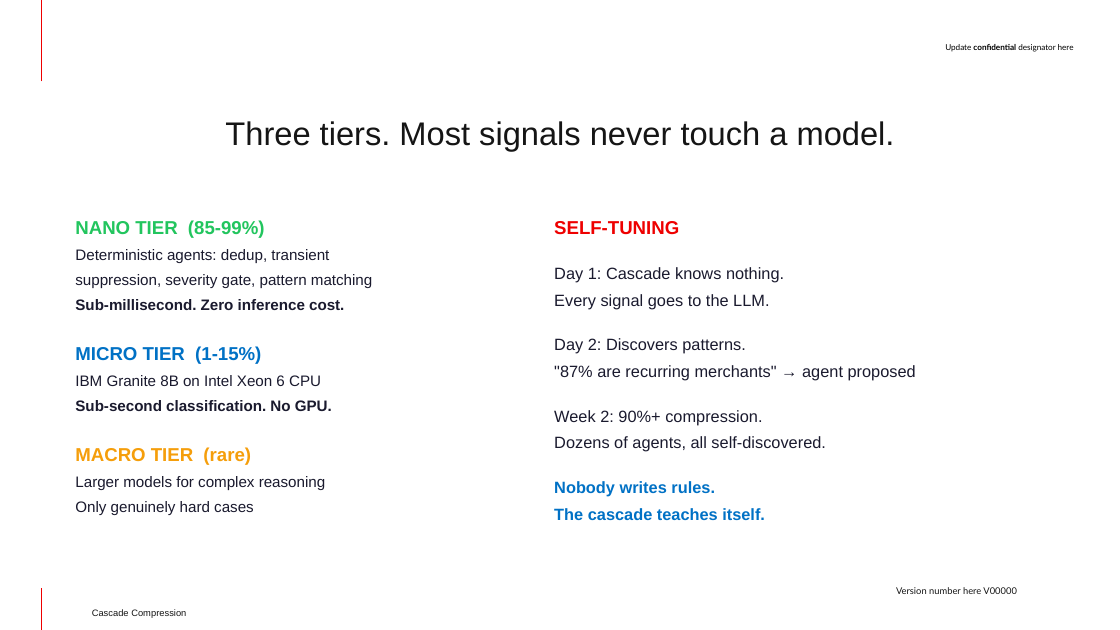
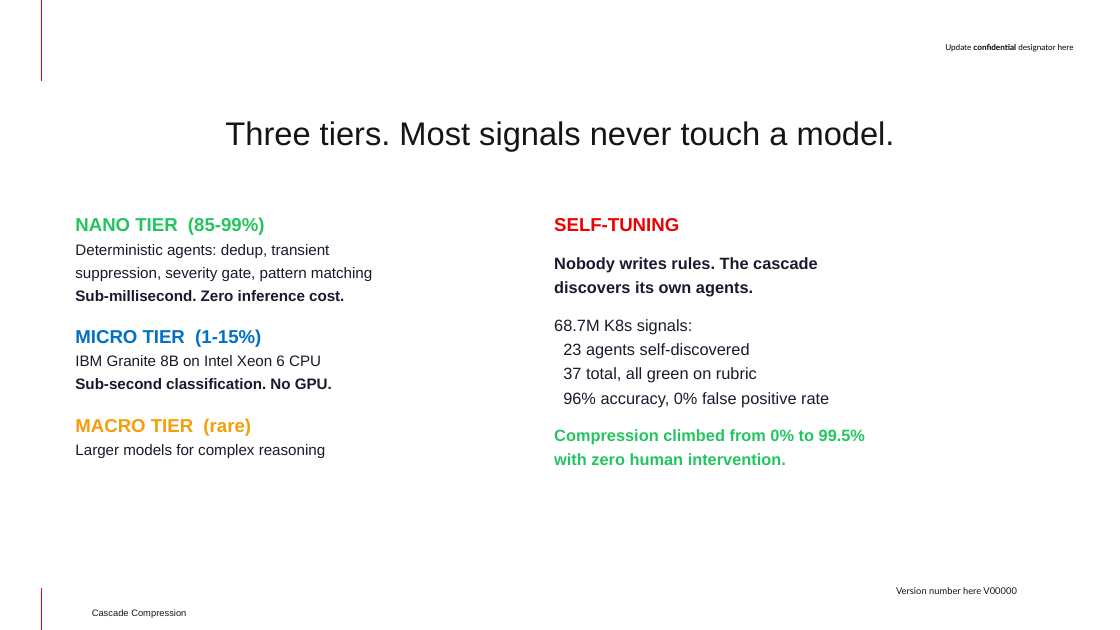
Before and after one commit to jkershawrh/cascade-compression, a slide deck: slide 3 of docs/Cascade-Compression-Whitepaper-Deck.pptx. Drawn at 1120x630 pixels with LibreOffice and Linux fonts; fonts in the diff are those of the drawing; background and template pictures are left out. Boxes give left, top, right and bottom in pixels: in the first picture for what was removed or moved away, otherwise in the second. Text is boxed around its words. In the diff, an @@ line names an element or a change of style, - is before the commit and + after.

```diff
--- a/docs/Cascade-Compression-Whitepaper-Deck.pptx
+++ b/docs/Cascade-Compression-Whitepaper-Deck.pptx
@@ text "NANO TIER (85-99%)" at [75,217,372,458]: less space between paragraphs @@
@@ text at [554,218,679,232]: less space between paragraphs @@
@@ text at [554,257,865,465]: text changed; bold on @@
-Day 1: Cascade knows nothing.
-Every signal goes to the LLM.
-Day 2: Discovers patterns.
-"87% are recurring merchants" → agent proposed
-Week 2: 90%+ compression.
-Dozens of agents, all self-discovered.
-Nobody writes rules.
-The cascade teaches itself.
+Nobody writes rules. The cascade
+discovers its own agents.
+68.7M K8s signals:
+23 agents self-discovered
+37 total, all green on rubric
+96% accuracy, 0% false positive rate
+Compression climbed from 0% to 99.5%
+with zero human intervention.
@@ text at [75,501,254,515]: paragraph removed @@
-Only genuinely hard cases
```
Also in this commit, not shown: 9 other slides changed, 1 other file.
